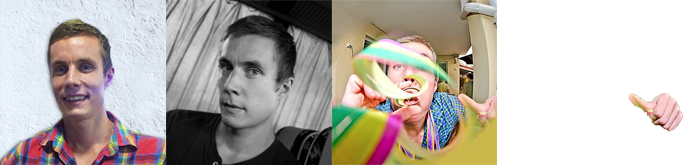
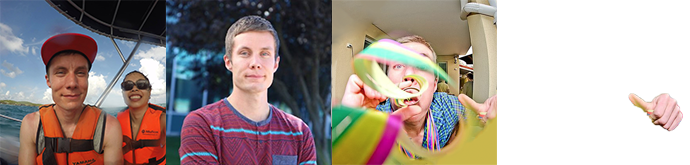
Layered file, before and after one edit (690×165). Changes by layer:
added layer "893460_10153937407187692_4970224942961570240_o" above "synack" over [0, 0, 166, 165]
added layer "synack" above "Layer 7" over [166, 0, 331, 165]
